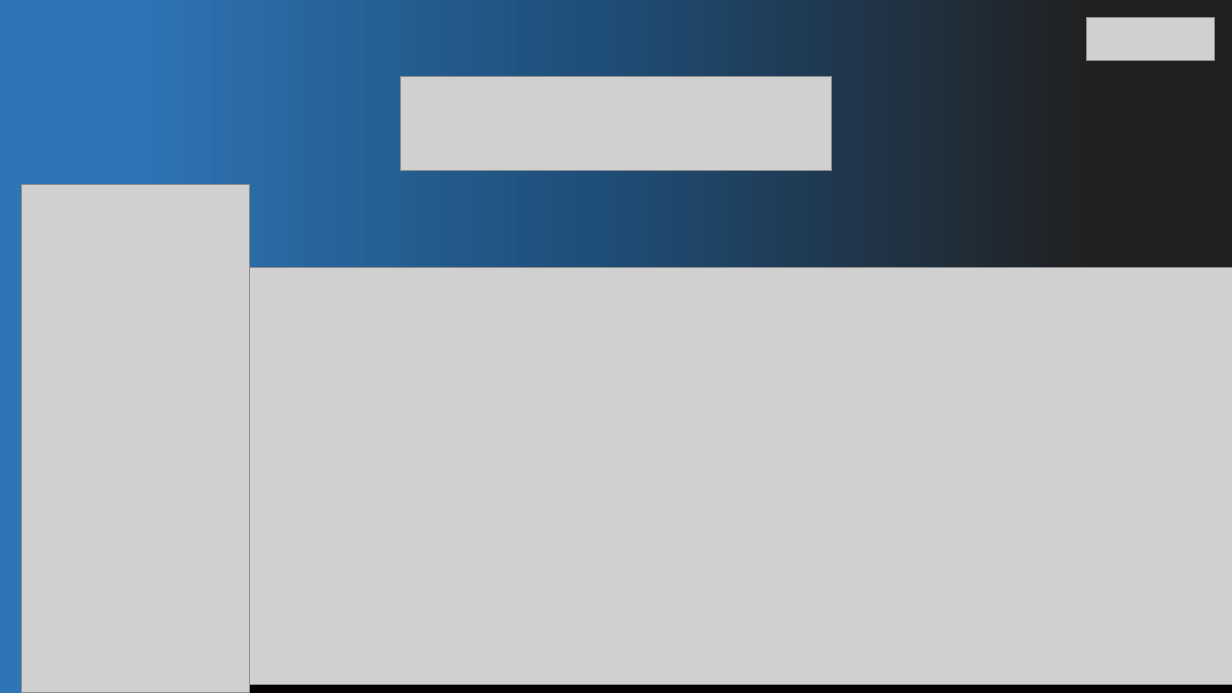
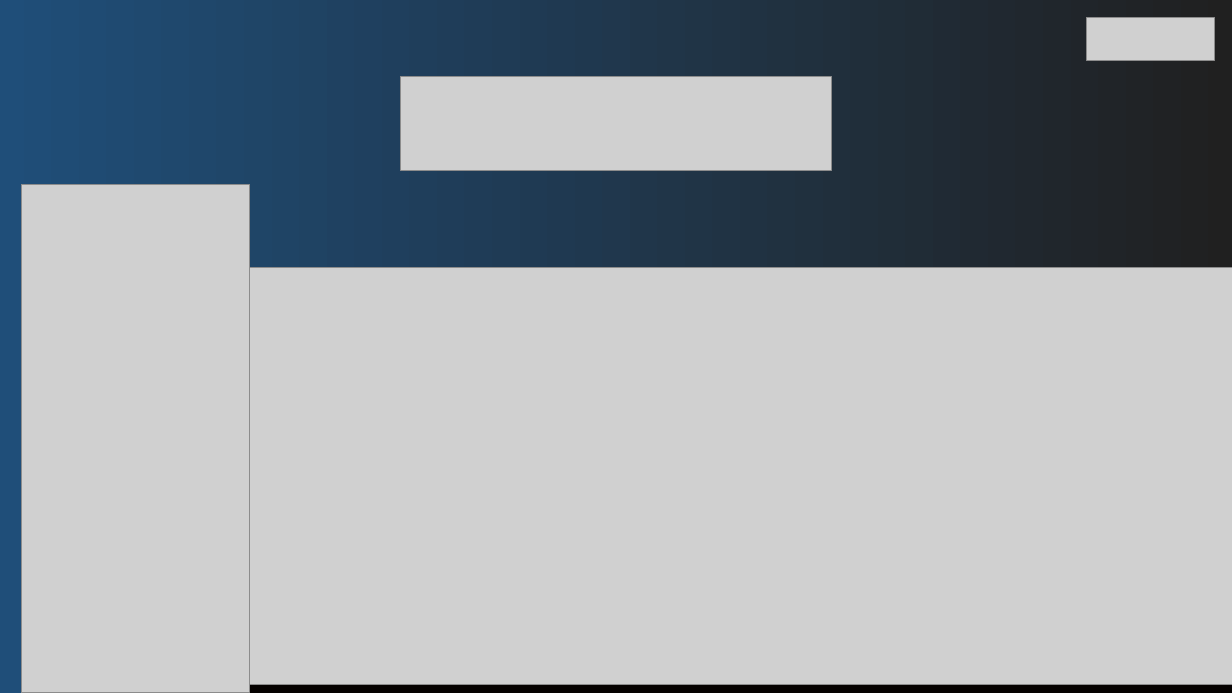
Before and after one commit to joaopaludo/RailWise, a slide deck: slide 1 of docs/Apresentação.pptx. Drawn at 1232x693 pixels with LibreOffice and Linux fonts; fonts in the diff are those of the drawing; grey boxes stand for pictures. Boxes give left, top, right and bottom in pixels: in the first picture for what was removed or moved away, otherwise in the second. Text is boxed around its words. In the diff, an @@ line names an element or a change of style, - is before the commit and + after.

```diff
--- a/docs/Apresentação.pptx
+++ b/docs/Apresentação.pptx
@@ rectangle at (0, 0, 1232, 693): fill gradient #2E75B6 to #1F4E79 to #202020 to gradient #1F4E79 to #202020 @@
```
Also in this commit, not shown: 4 other slides changed, 1 slide added.
